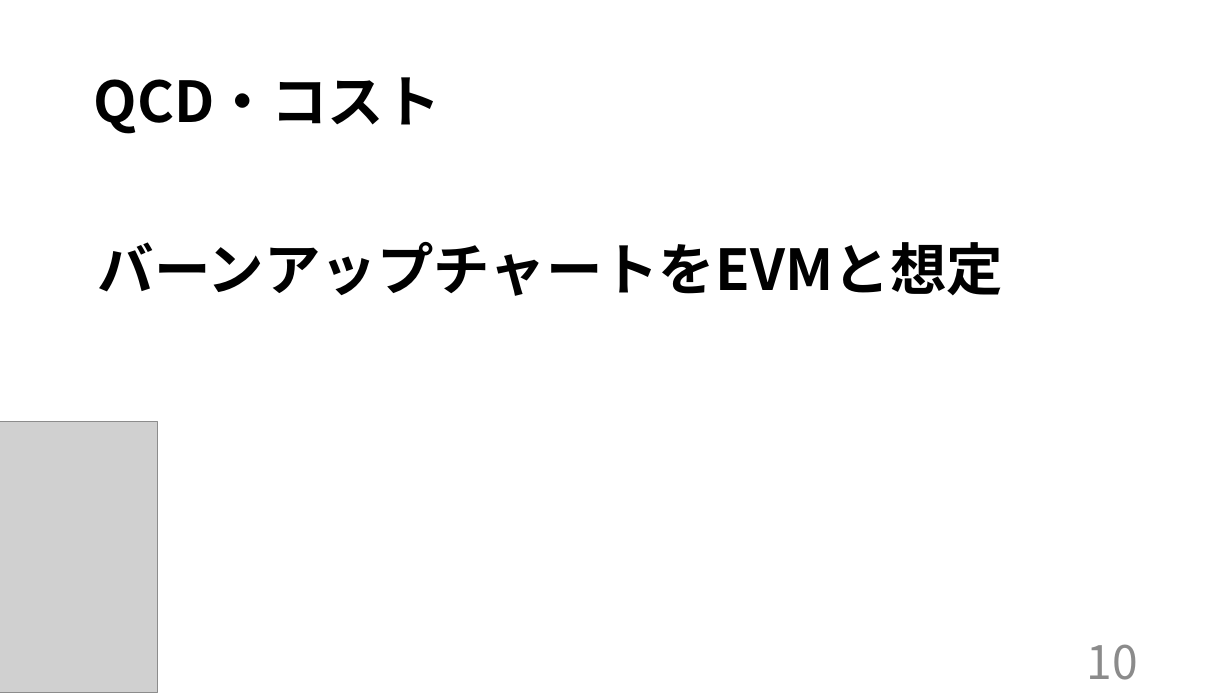
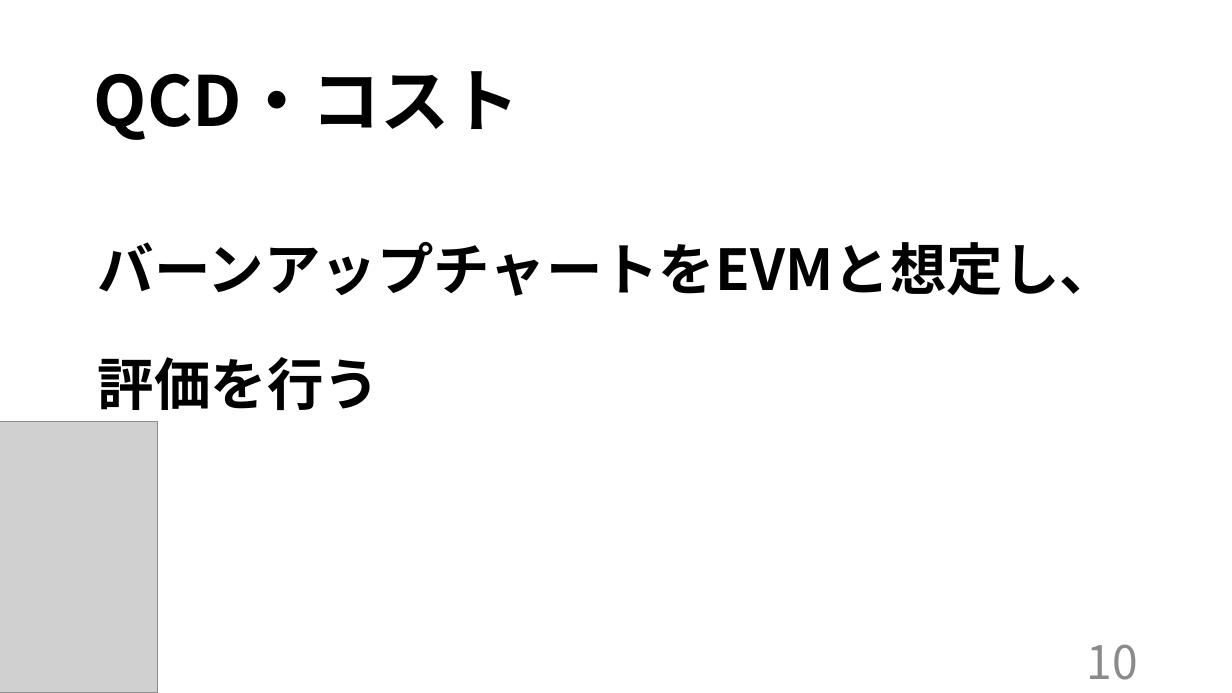
Before and after one commit to kazukiyoshida96/PM-, a slide deck: slide 14 of 最終.pptx. Drawn at 1232x693 pixels with LibreOffice and Linux fonts; fonts in the diff are those of the drawing; grey boxes stand for pictures. Boxes give left, top, right and bottom in pixels: in the first picture for what was removed or moved away, otherwise in the second. Text is boxed around its words. In the diff, an @@ line names an element or a change of style, - is before the commit and + after.

```diff
--- a/最終.pptx
+++ b/最終.pptx
@@ title "QCD・コスト" at (94,71,520,140): size 44 to 54 pt @@
@@ text at (98,242,1117,410): text changed @@
-バーンアップチャートをEVMと想定
+バーンアップチャートをEVMと想定し、
+評価を行う
```
Also in this commit, not shown: 16 other slides changed, 4 other files.
